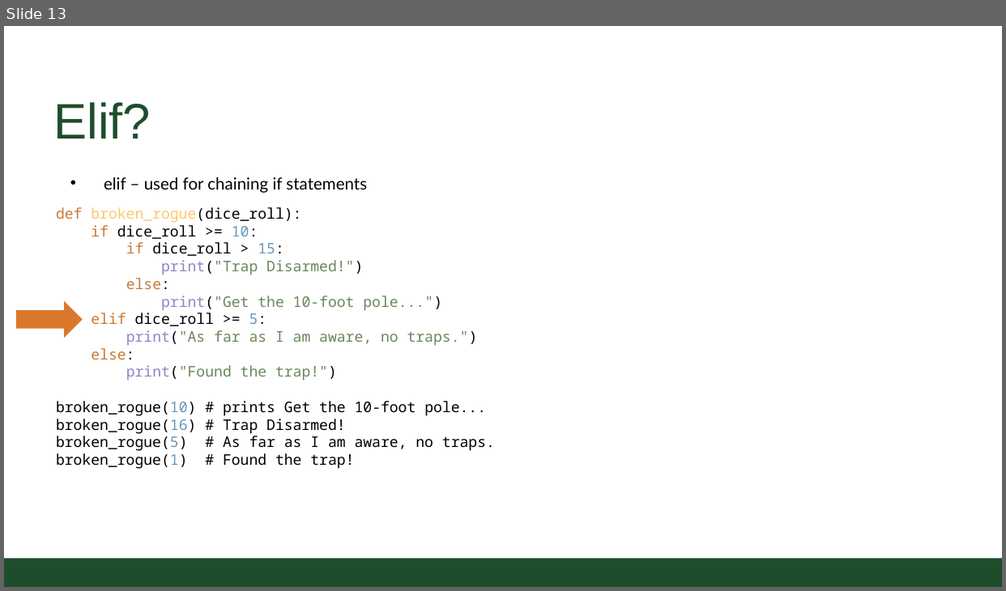
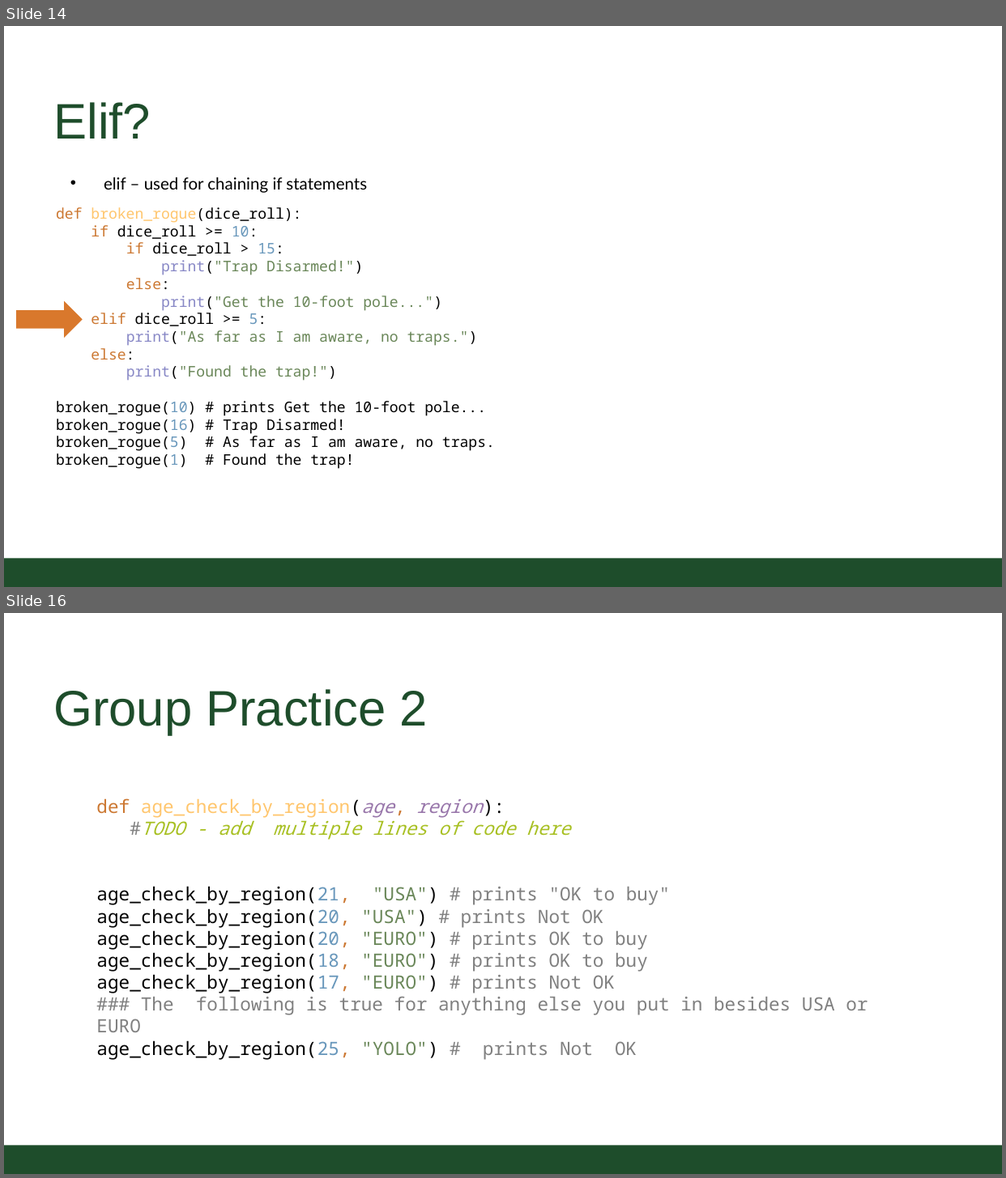
Before and after one commit to CSU-CS150B/handouts, a slide deck: Slides/On-Campus/03_02_Logic-Conditionals.pptx. Shown one above the other, each under a label of ours: slide 13 before the commit, slides 14 and 16 after it; the slides between them are not shown. The pictures are 1006x591 and 1006x1178 pixels, drawn with LibreOffice and Linux fonts; fonts in the diff are those of the drawing; background and template pictures are left out. Boxes give left, top, right and bottom in pixels: in the first picture for what was removed or moved away, otherwise in the second. Text is boxed around its words. In the diff, an @@ line names an element or a change of style, - is before the commit and + after.

```diff
--- a/Slides/On-Campus/03_02_Logic-Conditionals.pptx
+++ b/Slides/On-Campus/03_02_Logic-Conditionals.pptx
@@ slide 16 added at (4,613,1002,1174), background #FFFFFF; not listed: 1 template element that a slide beside it also shows @@
@@ title added at (53,689,428,735), 54.4 pt, text #1E4D2B @@
+Group Practice 2
@@ text added at (96,798,867,1060), 20 pt, text #808080 @@
+def age_check_by_region(age, region):
+#TODO - add multiple lines of code here
+age_check_by_region(21, "USA") # prints "OK to buy"
+age_check_by_region(20, "USA") # prints Not OK
+age_check_by_region(20, "EURO") # prints OK to buy
+age_check_by_region(18, "EURO") # prints OK to buy
+age_check_by_region(17, "EURO") # prints Not OK
+### The following is true for anything else you put in besides USA or EURO
+age_check_by_region(25, "YOLO") # prints Not OK
@@ what was slide 13 is now slide 14 @@
```
Also in this commit, not shown: 2 slides changed, 1 other slide added, 2 other files.
